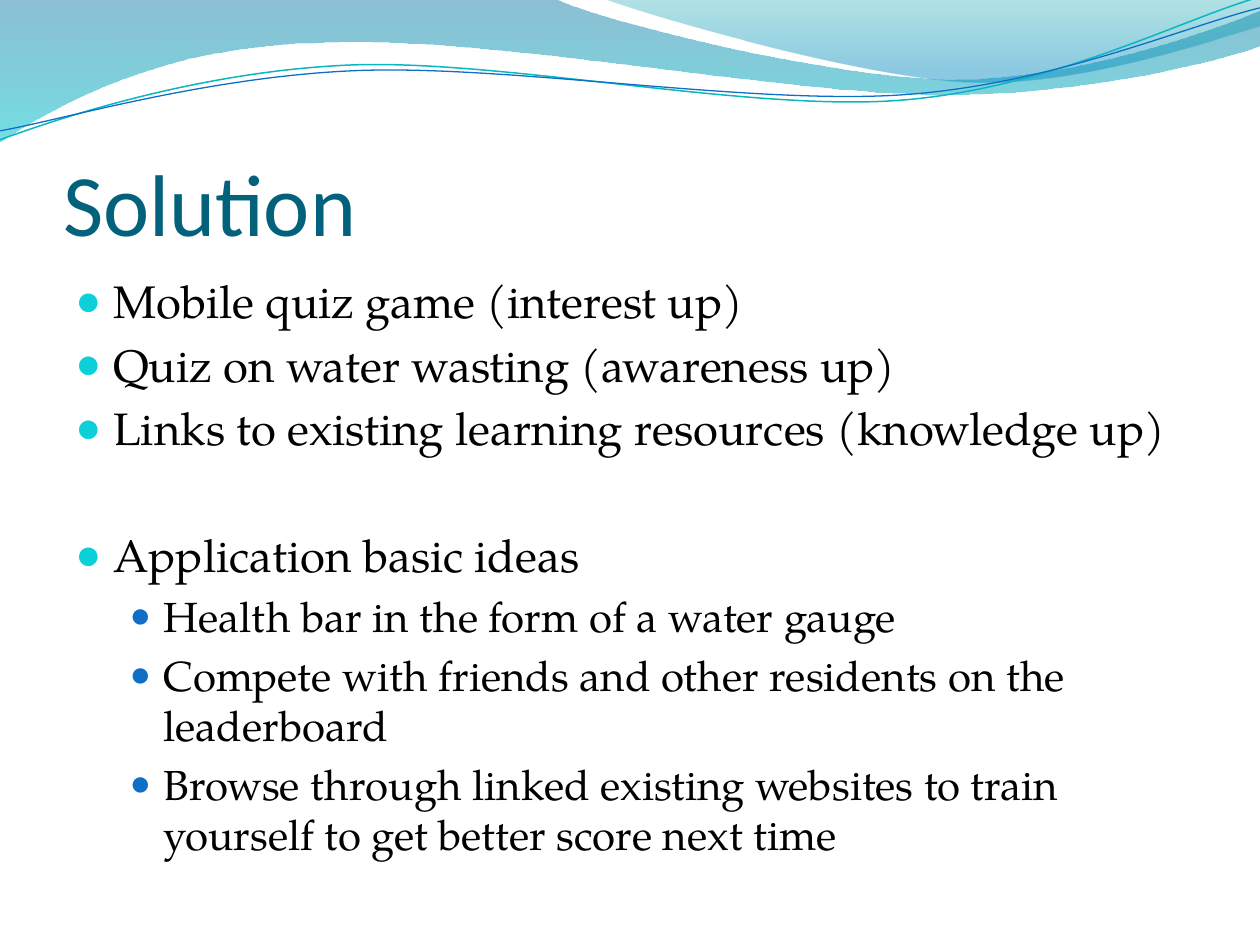
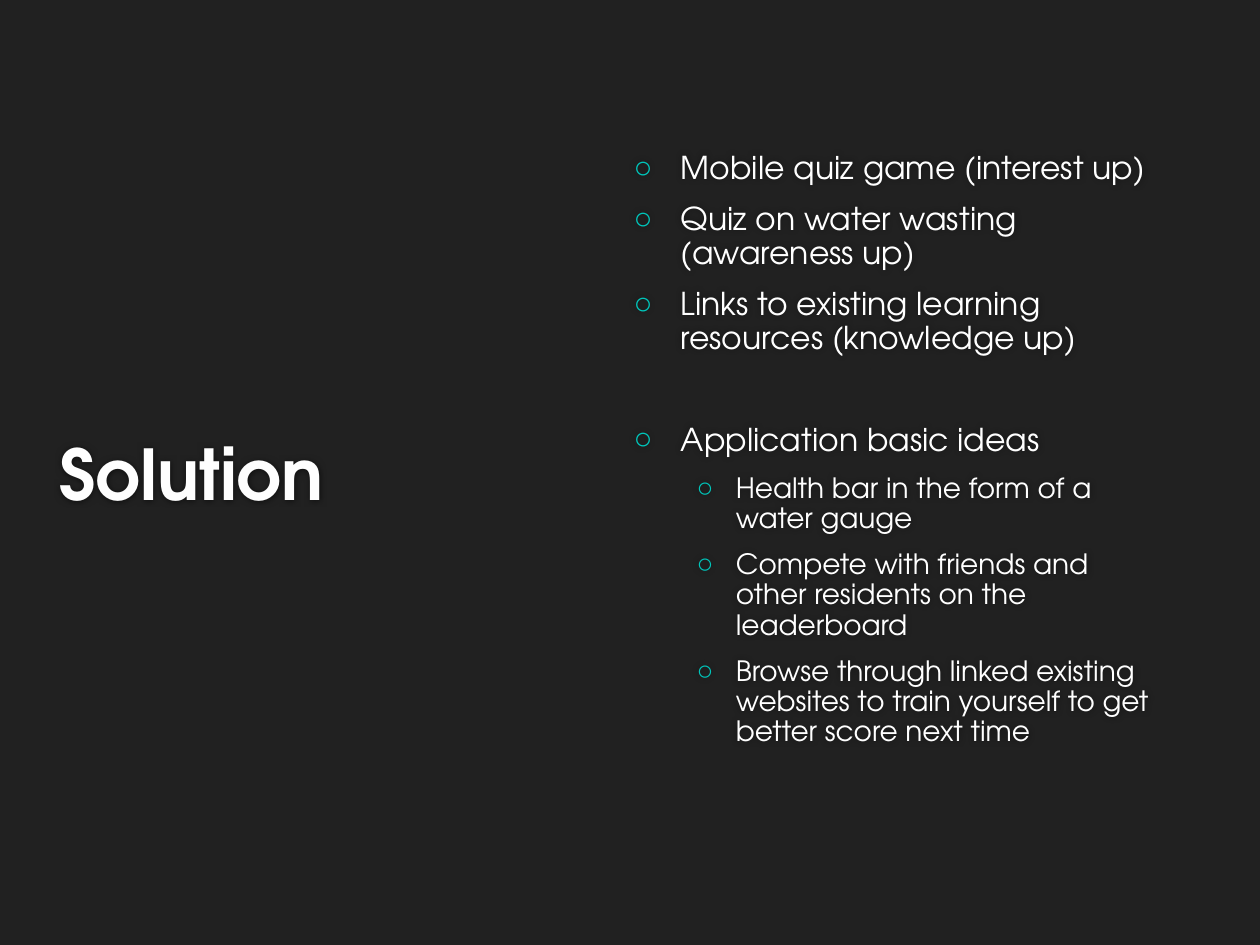
Before and after one commit to HarmanbirD/WaterQwiz, a slide deck: slide 5 of Wasted Water Quiz.pptx. Drawn at 1260x945 pixels with LibreOffice and Linux fonts; fonts in the diff are those of the drawing; background and template pictures are left out. Boxes give left, top, right and bottom in pixels: in the first picture for what was removed or moved away, otherwise in the second. Text is boxed around its words. In the diff, an @@ line names an element or a change of style, - is before the commit and + after.

```diff
--- a/Wasted Water Quiz.pptx
+++ b/Wasted Water Quiz.pptx
@@ background picture (left out) to #212121 @@
@@ freeform shape removed at box(0, 0, 1260, 142) @@
@@ freeform shape removed at box(0, 0, 1260, 147) @@
@@ freeform shape removed at box(0, 8, 1260, 141) @@
@@ freeform shape removed at box(604, 0, 1260, 87) @@
@@ text "Mobile quiz game (interest up)": place and size @@
-text "Mobile quiz game (interest up)" at box(113, 284, 1166, 862)
+text "Mobile quiz game (interest up)" at box(681, 155, 1149, 742)
@@ text "Mobile quiz game (interest up)" at box(681, 155, 1149, 742): size 26 to 18 pt in "Mobile quiz game (interest up)", "Quiz on water wasting (awareness up)", "Links to existing learning resources (knowledge up)", "Application basic ideas"; font TeX Gyre Pagella to TeX Gyre Adventor, text colour #000000 to #FFFFFF; size 24 to 16 pt in "Health bar in the form of a ...", "Compete with friends and other residents on ...", "Browse through linked existing websites to train ..."; bullet ● to ○; line spacing 1 to 0.9; more space between paragraphs; bullet colour #0BD0D9 to #00C6BB; bullet colour #0F6FC6 to #00C6BB; vertical alignment top to middle @@
@@ title "Solution": place and size @@
-title "Solution" at box(63, 175, 356, 237)
+title "Solution" at box(59, 446, 323, 501)
@@ title "Solution" at box(59, 446, 323, 501): size 50 to 40 pt, font Calibri to TeX Gyre Adventor, text colour #04617B to #FEFEFE, bold on; vertical alignment bottom to middle @@
```
Also in this commit, not shown: 8 other slides changed.
